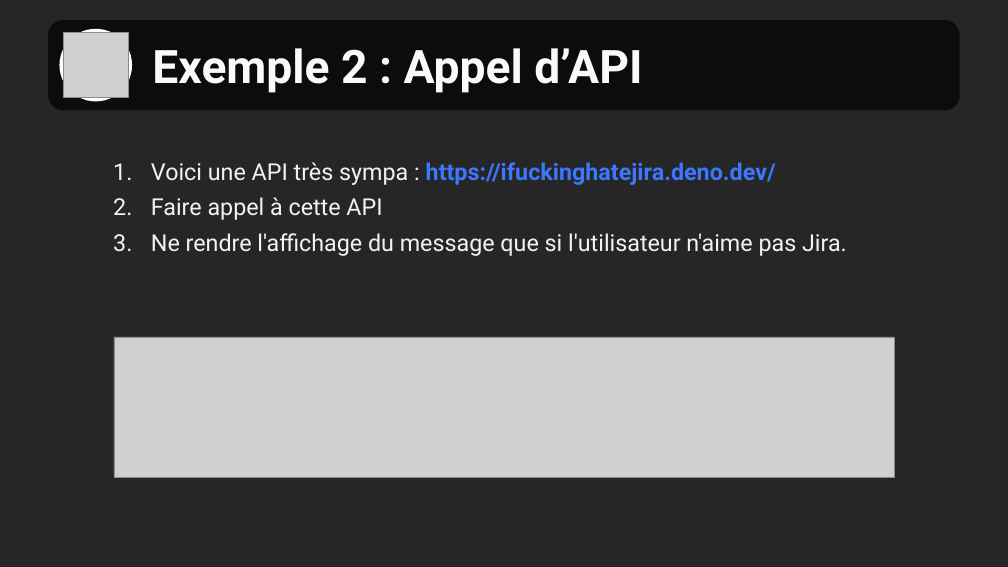
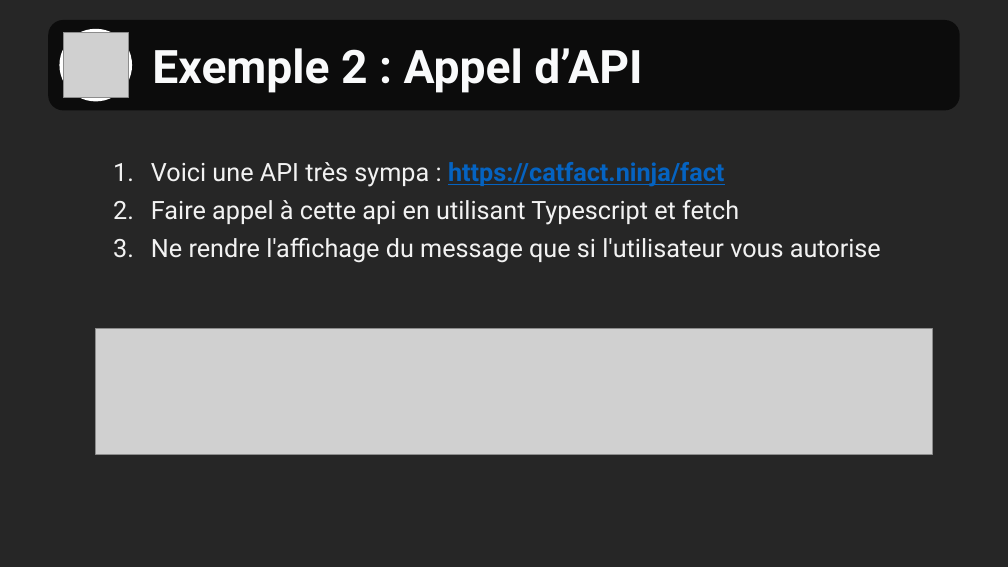
Before and after one commit to OnePantheon/Ateliers-deno, a slide deck: slide 11 of 01 - Introduction/documents/Introduction à Deno.pptx. Drawn at 1008x567 pixels with LibreOffice and Linux fonts; fonts in the diff are those of the drawing; grey boxes stand for pictures; background and template pictures are left out. Boxes give left, top, right and bottom in pixels: in the first picture for what was removed or moved away, otherwise in the second. Text is boxed around its words. In the diff, an @@ line names an element or a change of style, - is before the commit and + after.

```diff
--- a/01 - Introduction/documents/Introduction à Deno.pptx
+++ b/01 - Introduction/documents/Introduction à Deno.pptx
@@ subtitle at (151,162,881,263): text changed; size 22.2 to 24 pt @@
-1. Voici une API très sympa : https://ifuckinghatejira.deno.dev/
-2. Faire appel à cette API
-3. Ne rendre l'affichage du message que si l'utilisateur n'aime pas Jira.
+1. Voici une API très sympa : https://catfact.ninja/fact
+2. Faire appel à cette api en utilisant Typescript et fetch
+3. Ne rendre l'affichage du message que si l'utilisateur vous autorise
@@ picture: place and size @@
-picture at (114,337,895,478)
+picture at (96,328,932,454)
```
Also in this commit, not shown: 8 other slides changed, 2 other files.
